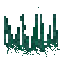
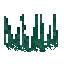
Layer changes from the first 64 × 64 image to the second:
painted on "Layer 1" over [7, 7, 60, 57]
